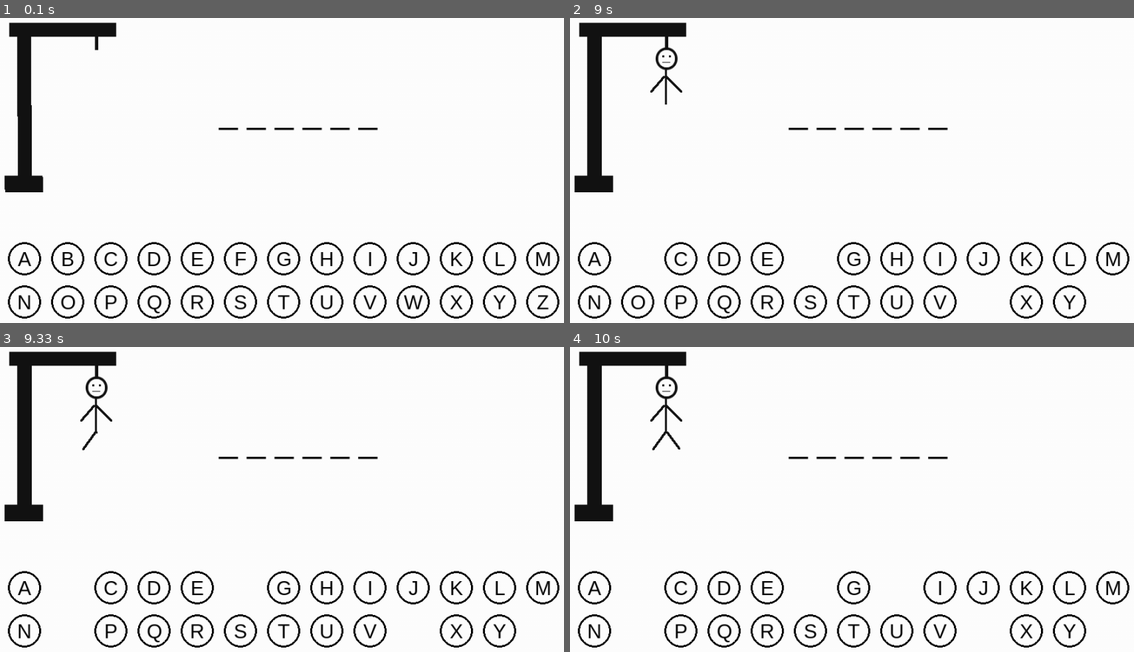
Above: before the commit, frames 1-4 (two rows, left to right).
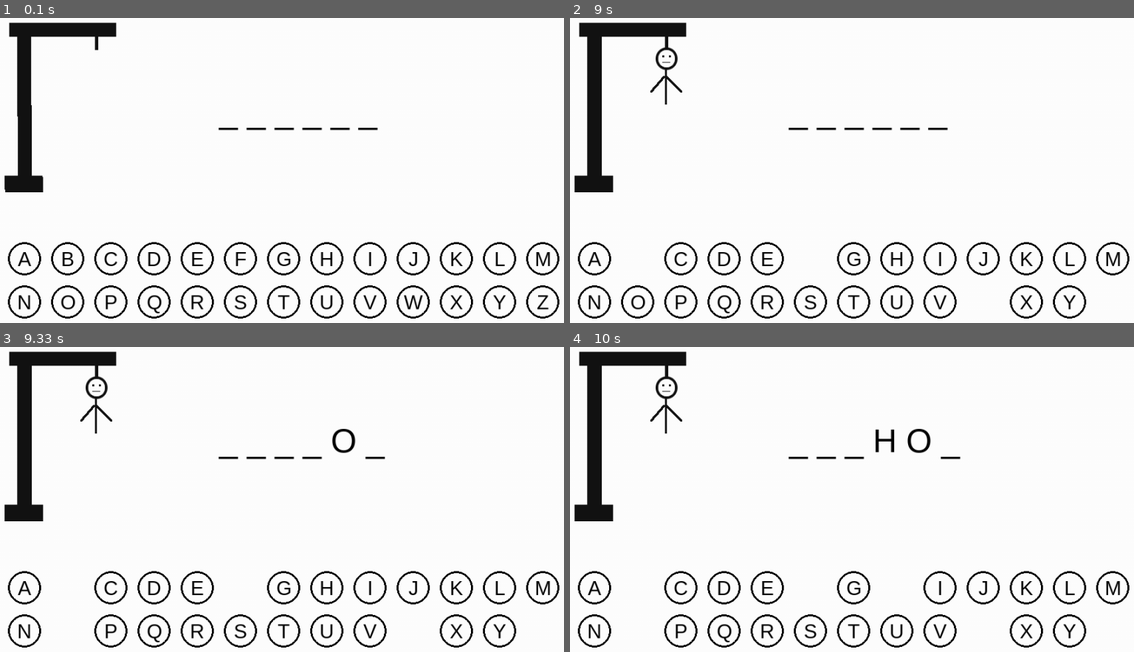
Above: after the commit, the same moments.

Repository: daliborstakic/hangman-pygame
Game: pygame game, started from main.py
Two runs of this game, one before a commit and one after it. Both use one fixed random seed, a clock stepped at 60 frames per second and the inputs below.
Inputs (mouse positions are in pixels of both pictures, inside the frame that each line leads up to):
- Up to frame 1 (0.1 s): no input
- Up to frame 2 (9 s): click (648, 252) at 1.38 s; click (823, 262) at 2.22 s; click (1105, 307) at 2.55 s; click (976, 292) at 8.72 s
- Up to frame 3 (9.33 s): click (50, 627) at 9.05 s
- Up to frame 4 (10 s): click (885, 594) at 9.38 s

Frames 1-2 are identical in both runs. In frame 3, 0.2% of the frame differs, in the area x 14-69%, y 26-37%; in frame 4, 0.5%, in the area x 14-70%, y 26-37%.

Commit message:
Added win and lose conditions as well as some finishing touches.

Diff:
--- a/main.py
+++ b/main.py
@@ -1,5 +1,6 @@
 import pygame
 import math
+import random
 
 pygame.init()
 
@@ -93,8 +94,20 @@
                     hangman_status += 1
 
 
+def has_won():
+    won = True
+    for letter in word:
+        if letter not in guessed:
+            won = False
+
+    return won
+
+
 def display_message(content):
-    pass
+    surf.fill(WHITE)
+    message = DISPLAY_FONT.render(content, 1, BLACK)
+    surf.blit(message, ((WIDTH - message.get_width()) // 2, (HEIGHT - message.get_height()) // 2))
+    pygame.display.update()
 
 
 def main():
@@ -103,7 +116,8 @@
 
     hangman_status = 0
     letters = initialize_letters()
-    word = "PYGAME"  # It can be changed through code
+    words = ["PYGAME", "PYTHON", "GITHUB", "PROGRAMMING", "CODING", "HANGMAN"]
+    word = random.choice(words)  # It can be changed through code
     guessed = []
 
     run = True
@@ -113,13 +127,25 @@
 
         for event in pygame.event.get():
             if event.type == pygame.QUIT:
-                run = False
+                pygame.quit()
             if event.type == pygame.MOUSEBUTTONDOWN:
                 click(letters)
 
         render_screen(letters)
 
-    pygame.quit()
+        if has_won():
+            pygame.time.delay(1000)
+            display_message("You won!")
+            pygame.time.delay(3000)
+            run = False
+
+        if hangman_status >= 6:
+            pygame.time.delay(1000)
+            display_message("You lost!")
+            pygame.time.delay(3000)
+            run = False
 
 
-main()
+while True:
+    if __name__ == '__main__':
+        main()
